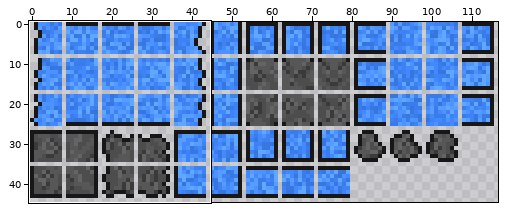
Sprite sheet -- AssetsRaw/Textures/Tiles/GalactiteStone.png. The picture above shows the old version from afar; the outline marks the close-up.
Close-up. Old version:
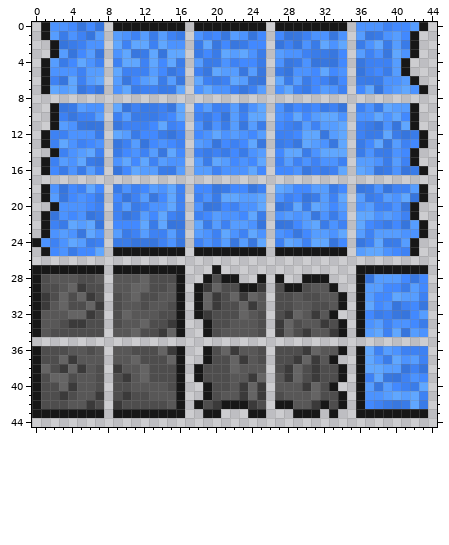
The file is 117x45 pixels. Shown: x 0..44, y 0..44.
After the commit:
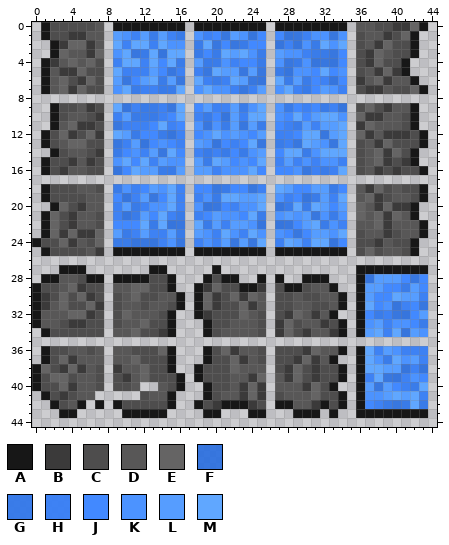
Palette (. is transparent): A #171717  B #3b3a3a  C #4e4d4d  D #585757  E #656464  F #246be1e1  G #2e75ebeb  H #387ff5f5  J #4289ff  K #4c93ff  L #569dff  M #60a7ff
The edit:
y 0: x 2..7 KKJFJF -> CCCCCD; x 36..42 KKKHJJL -> DDCCBBE
y 1: x 2..7 LGKHFL -> CCBBDD; x 36..41 LFGKLJ -> CDDBCE
y 2: x 3..7 FGHKK -> BEEBD; x 36..41 GKMGLG -> CDBECC
y 3: x 3..7 LFJLF -> EDDBE; x 36..41 LHKFMK -> CBEDCC
y 4: x 2..7 LGJMKH -> BDEDEC; x 36..40 FHHHL -> CBECC
y 5: x 2..7 KKKHLL -> DBBECC; x 36..40 FHJGL -> CDBEB
y 6: x 2..7 HFMHLM -> DECBEC; x 36..41 GGGKKL -> BDEBDD
y 7: x 2..7 MLMFHF -> DEBECC; x 36..42 JMFKLMK -> CBBDCCE
y 9: x 3..7 FGLKK -> CCDBC; x 36..41 HKGMLL -> CECBDD
y 10: x 3..7 HFHHL -> CDDCB; x 36..41 KKMKMJ -> EBBDDC
y 11: x 3..7 LKFFF -> DEBBC; x 36..41 HGFKFM -> BEDDDC
y 12: x 2..7 HHKKKG -> CEBCEB; x 36..42 HGGMGFG -> EBDBBBC
y 13: x 2..7 HMKHJK -> CDEECC; x 36..42 GJMFLHJ -> CDBECCC
y 14: x 3..7 HKLMH -> CDDCB; x 36..41 GKGGKJ -> CDEBEC
y 15: x 2..7 HLKMGF -> CCBDBC; x 36..41 LLKGLH -> CDEBCB
y 16: x 2..7 JGKGLH -> CBDDCC; x 36..42 MLFGKFG -> CDBCBCC
y 18: x 2..7 KFJHMJ -> CCCDDC; x 36..42 FGKFHHL -> DBECDCC
y 19: x 2..7 LFJKJG -> CCCCDD; x 36..42 LGHLKMF -> DEBCDDC
y 20: x 3..7 KKKJH -> ECBDD; x 36..41 KLHHKF -> EDBEBB
y 21: x 2..7 FKJKFG -> ECBDDC; x 36..41 MMKLKH -> EDEBED
y 22: x 2..7 HGMLMF -> ECBDDC; x 36..42 MJHGJFL -> DDEBDDD
y 23: x 2..7 KLKFMK -> EBEBBE; x 36..42 LHLLLKK -> CDDBCDD
y 24: x 1..7 KHKMLGH -> CCEBDCE; x 36..41 FHMGGL -> CCBDCC
y 25: x 2..7 JKGJJM -> CCCCDB; x 36..41 LMMKJH -> CECDDC
y 27: x 0..2 AAA -> ...; x 6..7 AA -> ..; x 9..12 AAAA -> ....; x 15..16 AA -> ..
y 28: x 0..2 ACD -> .AA; x 6..7 CD -> AA; x 9..12 DDDE -> AAAA; x 15..16 CA -> A.
y 29: x 15..16 DA -> A.
y 32: x 15..16 CA -> A.
y 33: x 15..16 BA -> A.
y 34: x 0..1 AD -> .A; x 15..16 EA -> A.
y 36: x 0..1 AC -> .A; x 15..16 BA -> A.
y 37: x 0..1 AC -> .A; x 15..16 EA -> A.
y 38: x 15..16 CA -> A.
y 40: x 12..13 DD -> ..
y 41: x 0..1 AC -> .A; x 7 B -> .; x 9..11 CBC -> ...; x 15..16 DA -> A.
y 42: x 0..2 ACC -> ..A; x 5..7 DBC -> A.A; x 9 B -> A; x 15..16 DA -> A.
y 43: x 0..2 AAA -> ...; x 5..7 AAA -> ...; x 9 A -> .; x 15..16 AA -> ..
